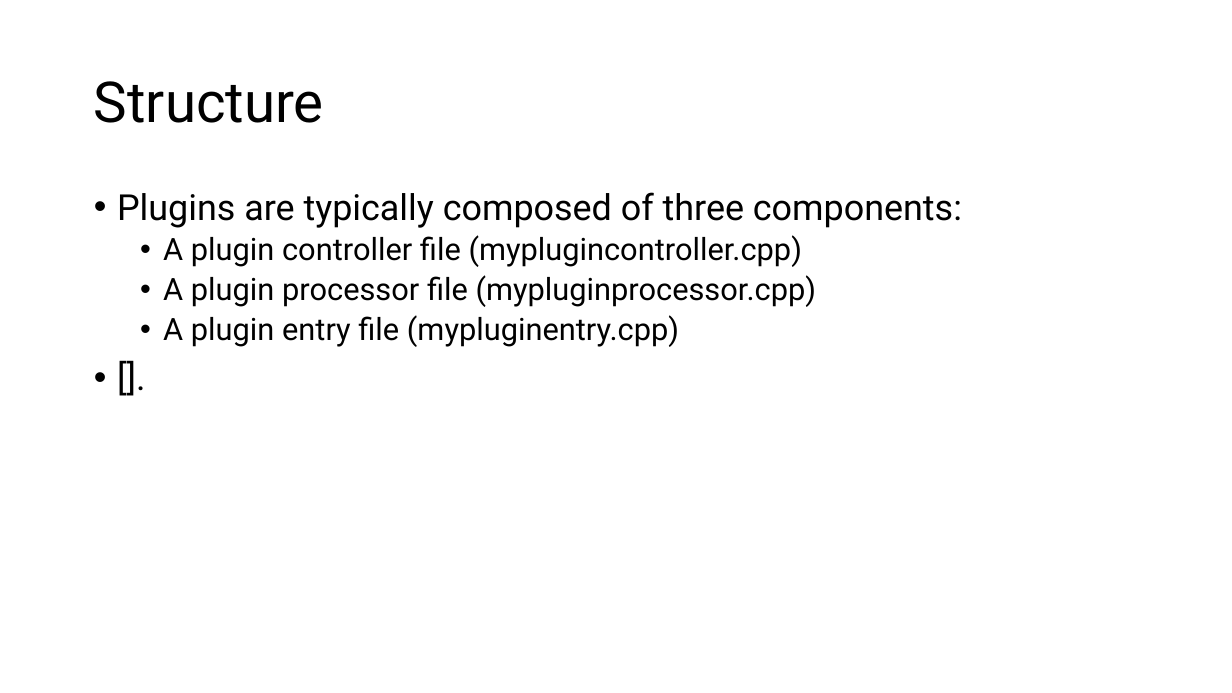
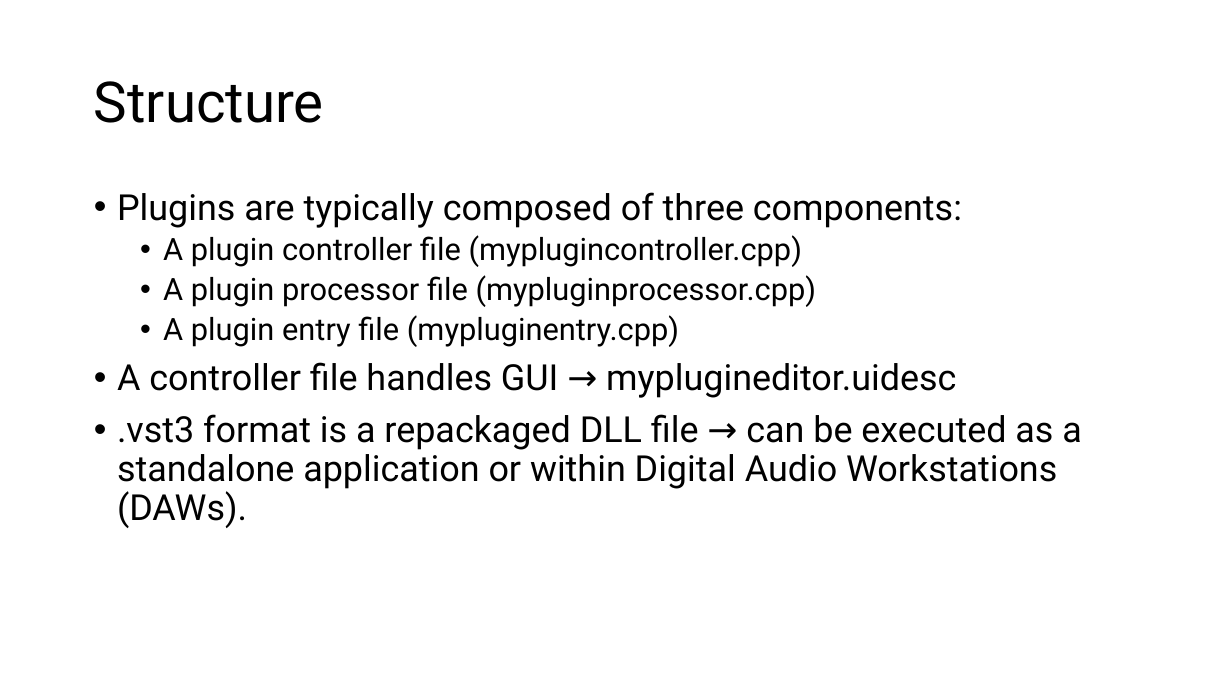
Before and after one commit to ShotgunApe/VST-Synth, a slide deck: slide 10 of docs/juniorIS-new.pptx (slide 12 before the commit). Drawn at 1232x693 pixels with LibreOffice and Linux fonts; fonts in the diff are those of the drawing. Boxes give left, top, right and bottom in pixels: in the first picture for what was removed or moved away, otherwise in the second. Text is boxed around its words. In the diff, an @@ line names an element or a change of style, - is before the commit and + after.

```diff
--- a/docs/juniorIS-new.pptx
+++ b/docs/juniorIS-new.pptx
@@ text at [117, 362, 1082, 528]: text changed @@
-• [].
+• A controller file handles GUI → myplugineditor.uidesc
+• .vst3 format is a repackaged DLL file → can be executed as a standalone application or within Digital Audio Workstations (DAWs).
```
Also in this commit, not shown: 7 other slides changed, 3 slides removed, 1 other file.
